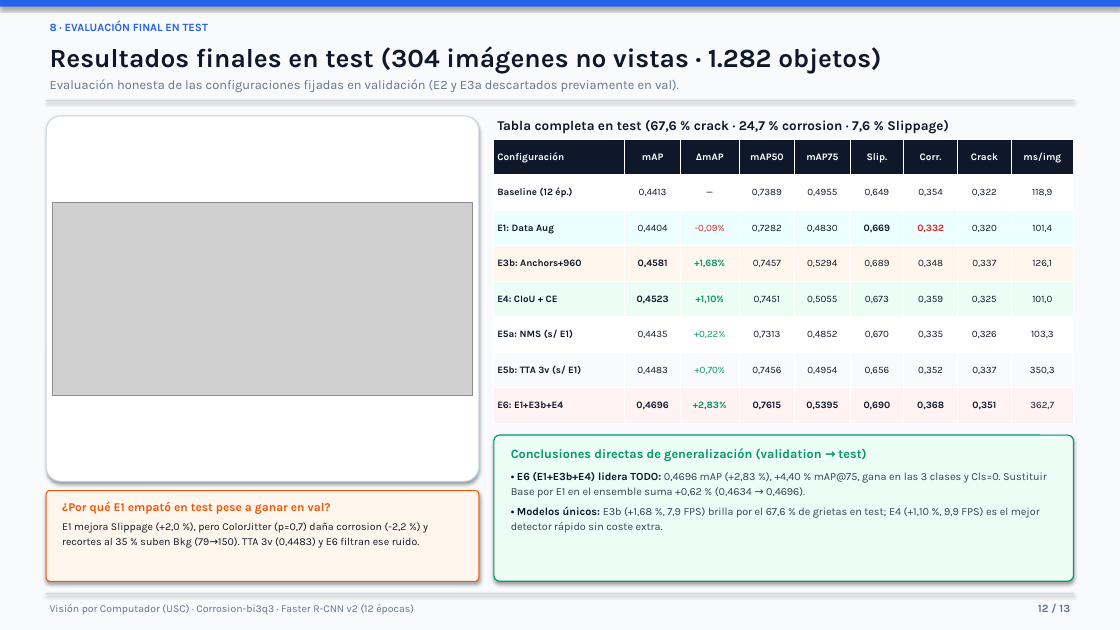
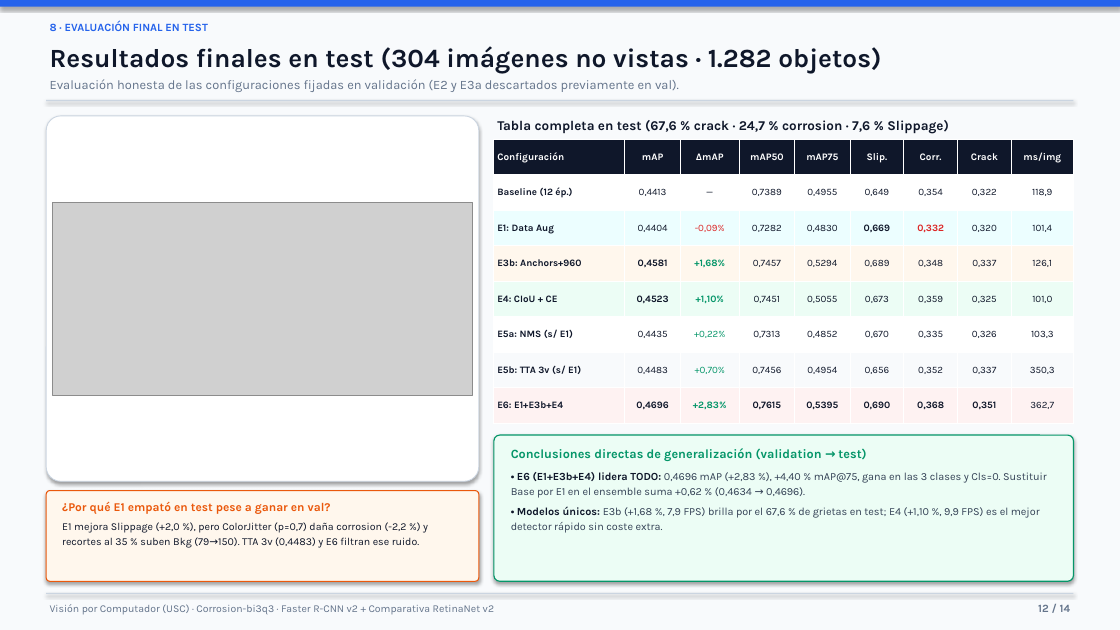
Before and after one commit to lucasmtnz23/deteccion-corrosion, a slide deck: slide 12 of Presentacion_Faster_RCNN_Corrosion.pptx. Drawn at 1120x630 pixels with LibreOffice and Linux fonts; fonts in the diff are those of the drawing; grey boxes stand for pictures. Boxes give left, top, right and bottom in pixels: in the first picture for what was removed or moved away, otherwise in the second. Text is boxed around its words. In the diff, an @@ line names an element or a change of style, - is before the commit and + after.

Commit message:
feat: incorporar JSON e historiales de Faster R-CNN, reejecutar notebook y actualizar presentacion

```diff
--- a/Presentacion_Faster_RCNN_Corrosion.pptx
+++ b/Presentacion_Faster_RCNN_Corrosion.pptx
@@ text at (50, 604, 494, 615): text changed @@
-Visión por Computador (USC) · Corrosion-bi3q3 · Faster R-CNN v2 (12 épocas)
+Visión por Computador (USC) · Corrosion-bi3q3 · Faster R-CNN v2 + Comparativa RetinaNet v2
@@ text at (1038, 604, 1071, 612): text changed @@
-12 / 13
+12 / 14
```
Also in this commit, not shown: 12 other slides changed, 1 slide added, 42 other files.
